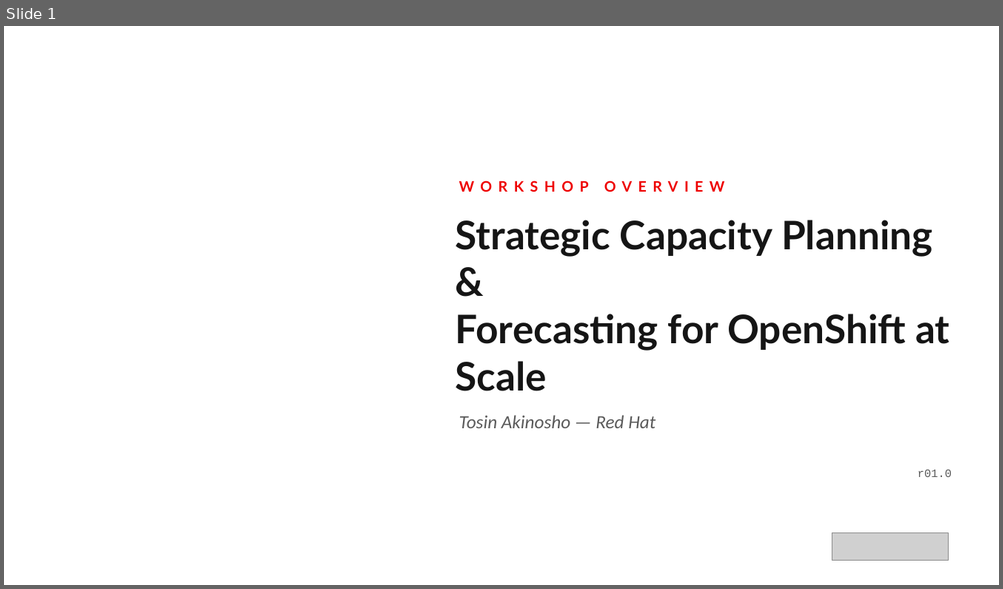
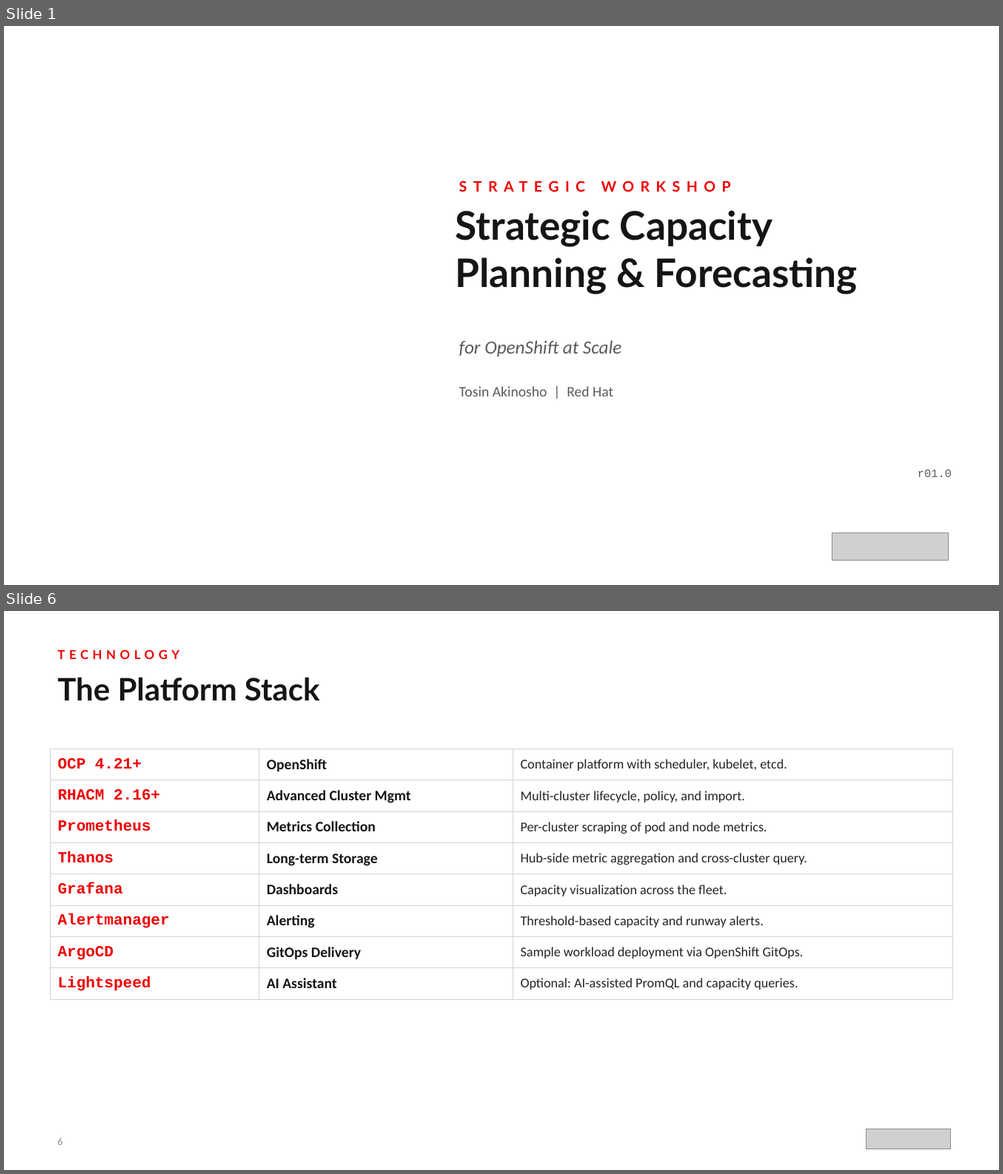
Before and after one commit to tosin2013/capacity-planning-lab-guide, a slide deck: presentation/capacity-planning-workshop-r01.0.pptx. Shown one above the other, each under a label of ours: slide 1 before the commit, slides 1 and 6 after it; the slides between them are not shown. The pictures are 1003x589 and 1003x1174 pixels, drawn with LibreOffice and Linux fonts; fonts in the diff are those of the drawing; grey boxes stand for pictures; background and template pictures are left out. Boxes give left, top, right and bottom in pixels: in the first picture for what was removed or moved away, otherwise in the second. Text is boxed around its words. In the diff, an @@ line names an element or a change of style, - is before the commit and + after.

Commit message:
Rebuild workshop presentation deck with new diagrams and align RHACM version
Replace the prior presentation with a 27-slide programmatic deck covering
business problem, architecture, all 9 modules, outcomes, and 90-day action
plan. Add 4 new diagrams (hub-student architecture, observability data flow,
workshop journey, maturity model). Align README RHACM version to 2.16+ to
match the deployment config and lab guide.

```diff
--- a/presentation/capacity-planning-workshop-r01.0.pptx
+++ b/presentation/capacity-planning-workshop-r01.0.pptx
@@ slide 6 added at bbox=[4, 611, 999, 1170], background #FFFFFF @@
@@ text added at bbox=[57, 649, 179, 659], 12 pt, text #EE0000, bold @@
+TECHNOLOGY
@@ text added at bbox=[57, 677, 320, 701], 30 pt, text #151515, bold @@
+The Platform Stack
@@ table added at bbox=[51, 749, 952, 1111], 8 rows, 3 columns @@
+OCP 4.21+ | OpenShift | Container platform with scheduler, kubelet, etcd.
+RHACM 2.16+ | Advanced Cluster Mgmt | Multi-cluster lifecycle, policy, and import.
+Prometheus | Metrics Collection | Per-cluster scraping of pod and node metrics.
+Thanos | Long-term Storage | Hub-side metric aggregation and cross-cluster query.
+Grafana | Dashboards | Capacity visualization across the fleet.
+Alertmanager | Alerting | Threshold-based capacity and runway alerts.
+ArgoCD | GitOps Delivery | Sample workload deployment via OpenShift GitOps.
+Lightspeed | AI Assistant | Optional: AI-assisted PromQL and capacity queries.
@@ text added at bbox=[57, 1139, 62, 1145], 10 pt, text #8A8A8A @@
+6
@@ picture added at bbox=[866, 1130, 950, 1150] @@
@@ slide 1 changed as well @@
@@ text at bbox=[455, 210, 857, 295]: text changed @@
-Strategic Capacity Planning &
-Forecasting for OpenShift at Scale
+Strategic Capacity
+Planning & Forecasting
@@ text at bbox=[455, 210, 610, 247]: text changed @@
-WORKSHOP OVERVIEW
+STRATEGIC WORKSHOP
@@ text added at bbox=[459, 340, 621, 357], 18 pt, text #5A5A5A, italic @@
+for OpenShift at Scale
@@ text "Tosin Akinosho | Red Hat" at bbox=[459, 386, 613, 397]: vertical alignment top to middle @@
@@ text at bbox=[459, 386, 613, 397]: text changed; size 18 to 14 pt; italic off @@
-Tosin Akinosho — Red Hat
+Tosin Akinosho | Red Hat
```
Also in this commit, not shown: 15 other slides changed, 10 other slides added, 7 slides removed, 20 other files.
